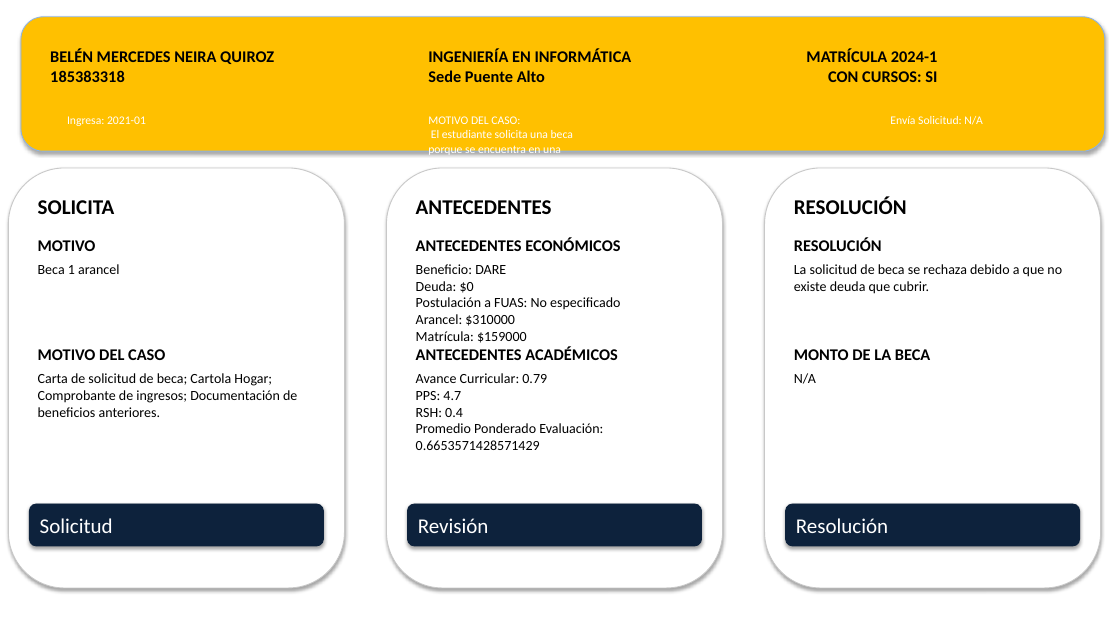
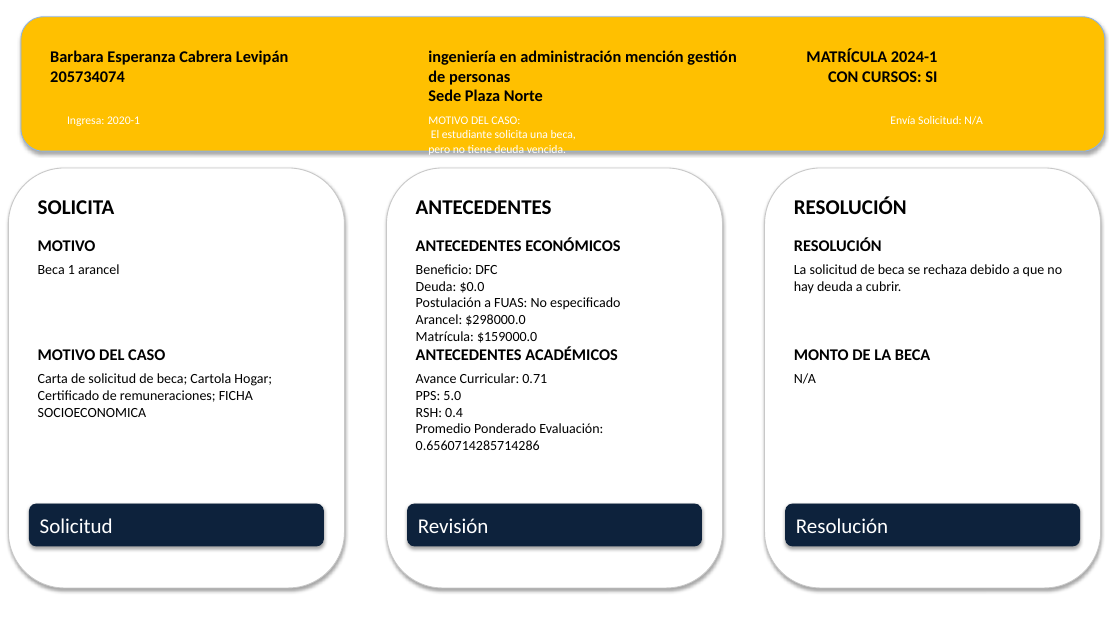
Before and after one commit to davidtroncosop/revdoc_ppt, a slide deck: slide 8 of propuestas_resolucion.pptx (slide 3 before the commit). Drawn at 1120x630 pixels with LibreOffice and Linux fonts; fonts in the diff are those of the drawing. Boxes give left, top, right and bottom in pixels: in the first picture for what was removed or moved away, otherwise in the second. Text is boxed around its words. In the diff, an @@ line names an element or a change of style, - is before the commit and + after.

```diff
--- a/propuestas_resolucion.pptx
+++ b/propuestas_resolucion.pptx
@@ text at bbox=[50, 50, 288, 82]: text changed @@
-BELÉN MERCEDES NEIRA QUIROZ
-185383318
+Barbara Esperanza Cabrera Levipán
+205734074
@@ text at bbox=[428, 50, 736, 101]: text changed @@
-INGENIERÍA EN INFORMÁTICA
-Sede Puente Alto
+ingeniería en administración mención gestión de personas
+Sede Plaza Norte
@@ text at bbox=[67, 116, 140, 126]: text changed @@
-Ingresa: 2021-01
+Ingresa: 2020-1
@@ text at bbox=[428, 116, 576, 156]: text changed @@
-MOTIVO DEL CASO:
-El estudiante solicita una beca porque se encuentra en una situación socioeconómica precaria.
+MOTIVO DEL CASO:
+El estudiante solicita una beca, pero no tiene deuda vencida.
@@ text at bbox=[416, 264, 497, 293]: text changed @@
-Beneficio: DARE
-Deuda: $0
+Beneficio: DFC
+Deuda: $0.0
@@ text at bbox=[794, 264, 1062, 294]: text changed @@
-La solicitud de beca se rechaza debido a que no existe deuda que cubrir.
+La solicitud de beca se rechaza debido a que no hay deuda a cubrir.
@@ text at bbox=[416, 314, 537, 343]: text changed @@
-Arancel: $310000
-Matrícula: $159000
+Arancel: $298000.0
+Matrícula: $159000.0
@@ text at bbox=[38, 373, 272, 417]: text changed @@
-Carta de solicitud de beca; Cartola Hogar; Comprobante de ingresos; Documentación de beneficios anteriores.
+Carta de solicitud de beca; Cartola Hogar; Certificado de remuneraciones; FICHA SOCIOECONOMICA
@@ text at bbox=[416, 373, 547, 400]: text changed @@
-Avance Curricular: 0.79
-PPS: 4.7
+Avance Curricular: 0.71
+PPS: 5.0
@@ text at bbox=[416, 423, 603, 450]: text changed @@
-Promedio Ponderado Evaluación: 0.6653571428571429
+Promedio Ponderado Evaluación: 0.6560714285714286
```
Also in this commit, not shown: 2 other slides changed, 26 slides added, 2 other files.
